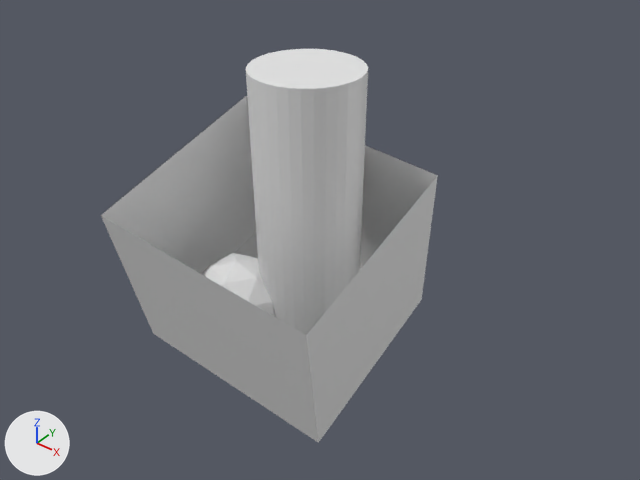
The Blender file scenes/scene7.blend as it was, and as the next commit left it.
Both versions are drawn from the file's camera 'Camera'. Arrows for +X, +Y and +Z are at lower left; the lights stay in place.
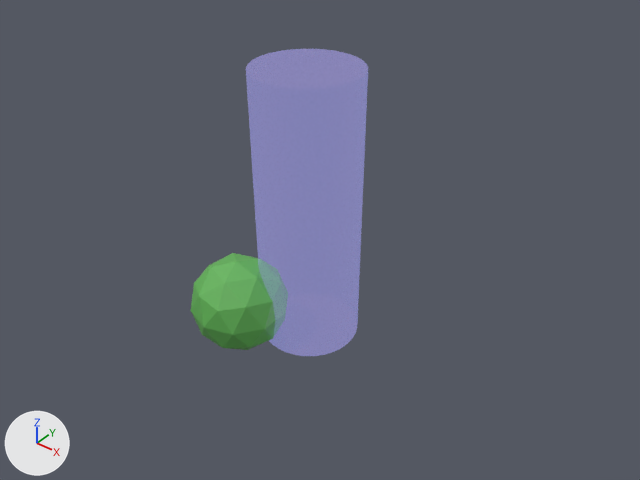
Where the change shows, as pixel boxes [x1, y1, x2, y2] in the pictures (640 x 480 px):
'Cube', deleted: before [101, 96, 438, 443]
'Cylinder', recoloured (grey to blue): [246, 49, 368, 356] in both
'Icosphere', recoloured (white to green): [191, 253, 276, 350] in both

Diff of the bpy script that builds the scene:
```diff
--- a/scenes/scene7.blend.py
+++ b/scenes/scene7.blend.py
@@ mat_material_cylinder @@
+mat_material_cylinder = principled_material('Material cylinder')
+mat_material_cylinder.base_color = (0.22, 0.0848, 0.0994)  # brown #815259
+mat_material_cylinder.roughness = 0.6
+mat_material_cylinder.alpha = 0.2
+mat_material_cylinder.specular_ior_level = 0.4
+mat_material_cylinder.emission_color = (0.35, 0.388, 1.0)  # blue #a0a7ff
+mat_material_cylinder.emission_strength = 1.0
@@ mat_material @@
+mat_material = principled_material('Material')
+mat_material.base_color = (0.107, 0.448, 0.081)  # green #5cb350
+mat_material.specular_ior_level = 0.85
@@ me_icosphere @@
 me_icosphere.from_pydata(...)  # 240 vertices, 80 faces; spans x -0.95..0.95, y -1.0..1.0, z -1.0..1.0
+me_icosphere.materials.append(mat_material)  # green #5cb350
@@ me_cylinder @@
 me_cylinder.from_pydata(...)  # 192 vertices, 124 faces; spans x -1.0..1.0, y -1.0..1.0, z -1.0..1.0
+me_cylinder.materials.append(mat_material_cylinder)  # brown #815259
@@ ob_cube @@
-ob_cube = bpy.data.objects.new('Cube', me_cube)
-ob_cube.location = (0.62, 0.59, 0.91)
-ob_cube.rotation_euler = (-1.319, 0.121, 0.065)  # degrees (-76, 6.9, 3.7)
-ob_cube.scale = (2.18, 1.88, 1.97)
```
